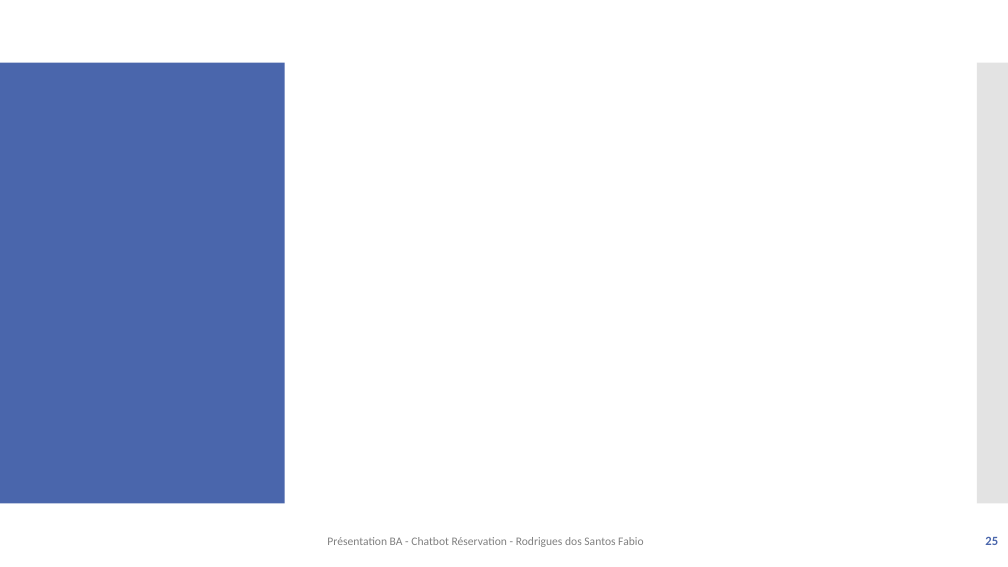
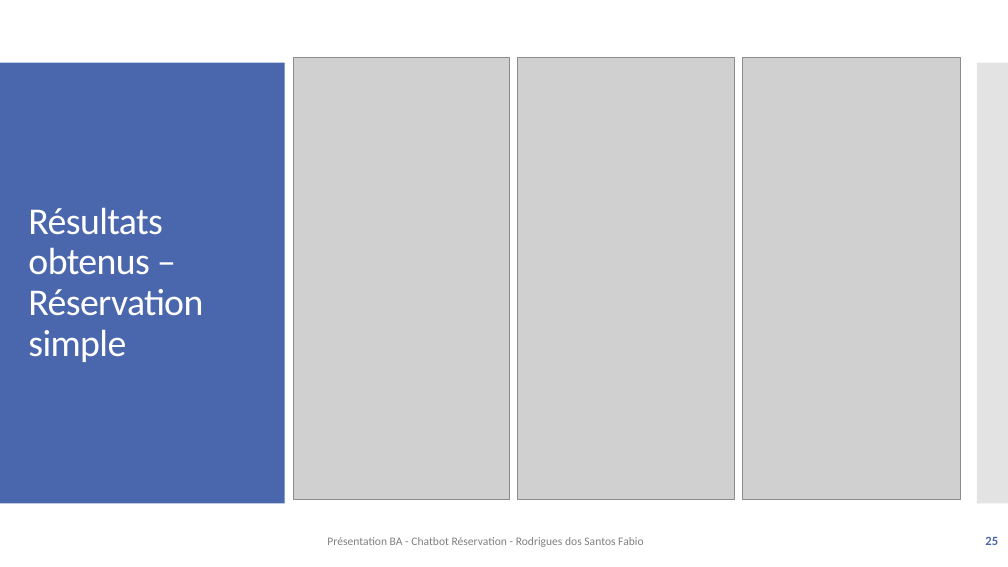
Before and after one commit to f-rdrgs/projet-bachelor, a slide deck: slide 25 of documentation/travail_bachelor/ISC_LOG_presentation_diplome_RodriguesDosSantosFabio_EggenbergNiklaus_2024.pptx. Drawn at 1008x567 pixels with LibreOffice and Linux fonts; fonts in the diff are those of the drawing; grey boxes stand for pictures. Boxes give left, top, right and bottom in pixels: in the first picture for what was removed or moved away, otherwise in the second. Text is boxed around its words. In the diff, an @@ line names an element or a change of style, - is before the commit and + after.

```diff
--- a/documentation/travail_bachelor/ISC_LOG_presentation_diplome_RodriguesDosSantosFabio_EggenbergNiklaus_2024.pptx
+++ b/documentation/travail_bachelor/ISC_LOG_presentation_diplome_RodriguesDosSantosFabio_EggenbergNiklaus_2024.pptx
@@ picture added at [294,57,510,499] @@
@@ picture added at [517,57,734,499] @@
@@ picture added at [743,57,960,499] @@
@@ title added at [28,207,203,362], 36 pt, text #FFFFFF @@
+Résultats obtenus – Réservation simple
```
Also in this commit, not shown: 4 slides added, 1 other file.
